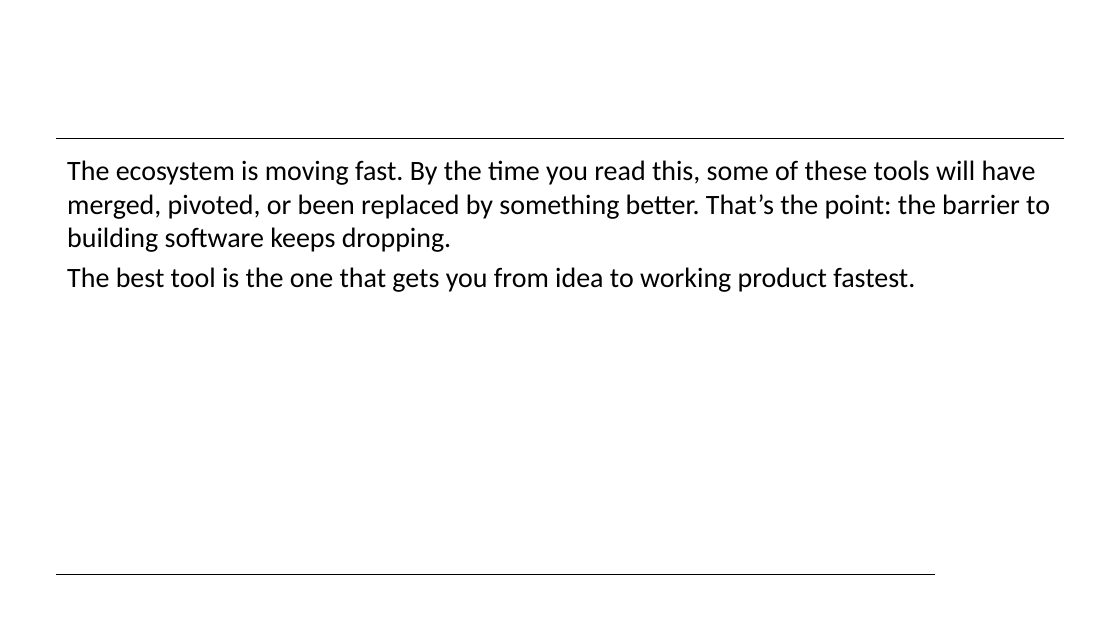
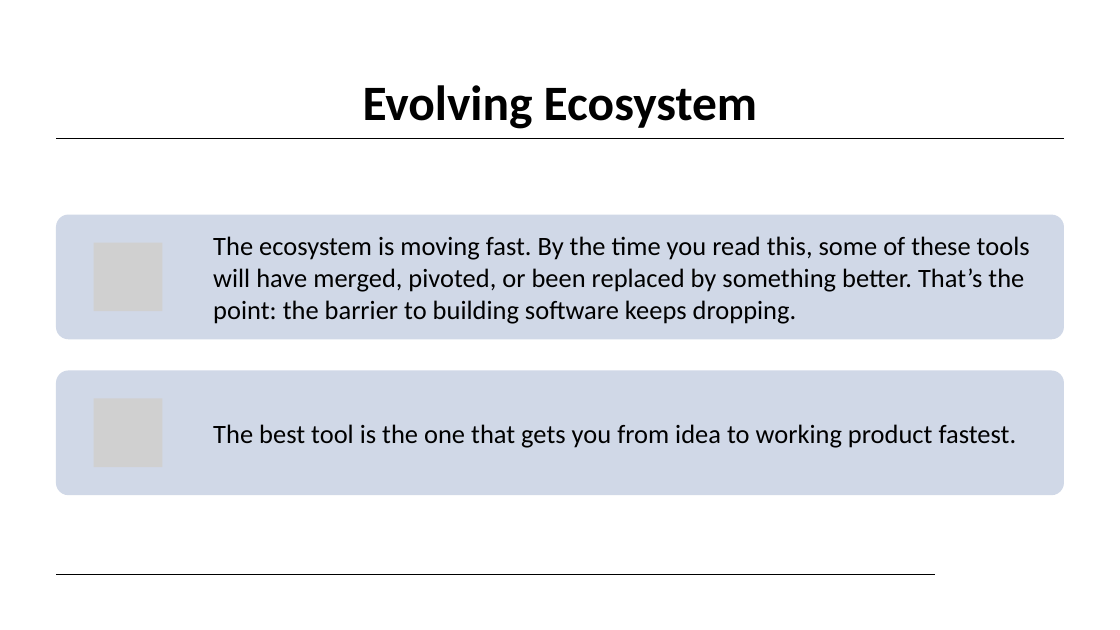
Before and after one commit to ralphke/Agentic-Coding, a slide deck: slide 19 of build/vibe-to-live-deck.pptx (slide 20 before the commit). Drawn at 1120x630 pixels with LibreOffice and Linux fonts; fonts in the diff are those of the drawing; grey boxes stand for pictures; background and template pictures are left out. Boxes give left, top, right and bottom in pixels: in the first picture for what was removed or moved away, otherwise in the second. Text is boxed around its words. In the diff, an @@ line names an element or a change of style, - is before the commit and + after.

```diff
--- a/build/vibe-to-live-deck.pptx
+++ b/build/vibe-to-live-deck.pptx
@@ title added at [363, 85, 757, 129], 31.8 pt, text #000000, bold @@
+Evolving Ecosystem
@@ text "The ecosystem is moving fast. ...": place and size @@
-text "The ecosystem is moving fast. ..." at [67, 160, 1050, 292]
+text "The ecosystem is moving fast. ..." at [213, 236, 1030, 324]
@@ text "The ecosystem is moving fast. ..." at [213, 236, 1030, 324]: size 18 to 17 pt; more space between paragraphs; vertical alignment top to middle @@
@@ text at [67, 267, 915, 292]: paragraph removed @@
-The best tool is the one that gets you from idea to working product fastest.
@@ group added at [56, 215, 1064, 495]: 2 rounded rectangles, 2 pictures, 1 text @@
+The best tool is the one that gets you from idea to working product fastest.
```
Also in this commit, not shown: 31 other slides changed, 7 slides removed, 17 other files.
